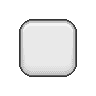
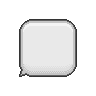
Before/after of a 96 x 96 layered artwork. What changed in the layer stack:
painted on "Alteration" over <box>19,71,25,77</box>
added layer "Quick, dirty change" above "Tail" over <box>23,48,73,64</box>
added layer "Tail" above "Top Shine" over <box>19,71,25,77</box>
